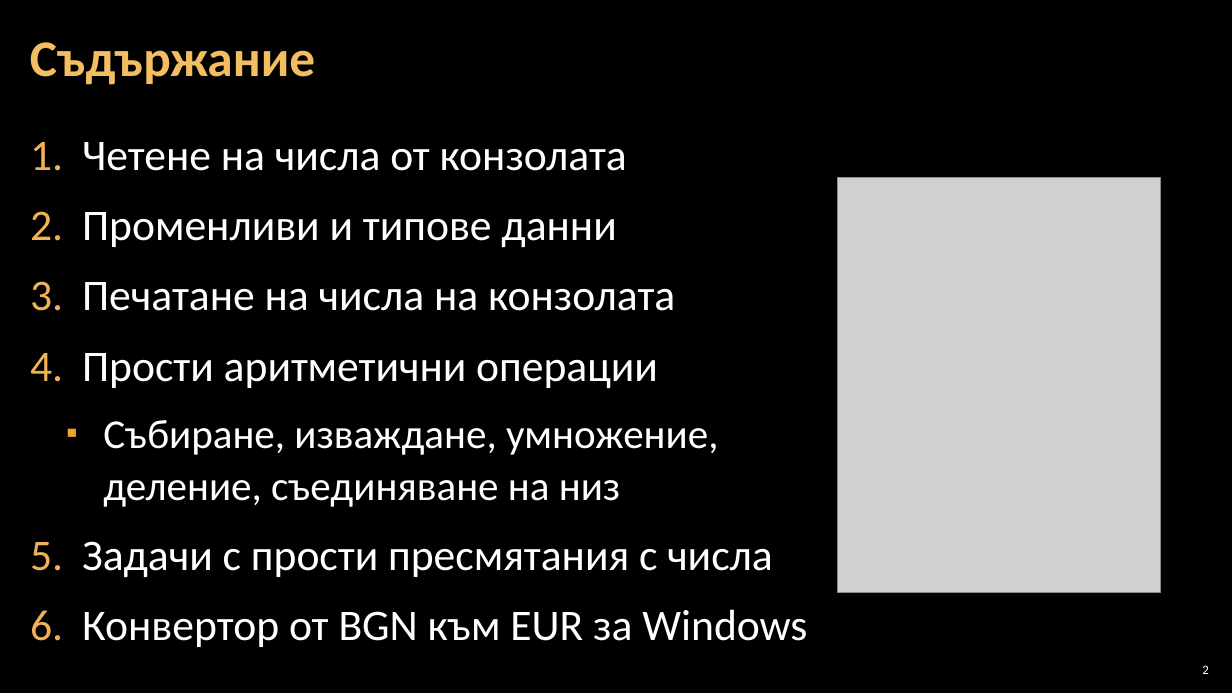
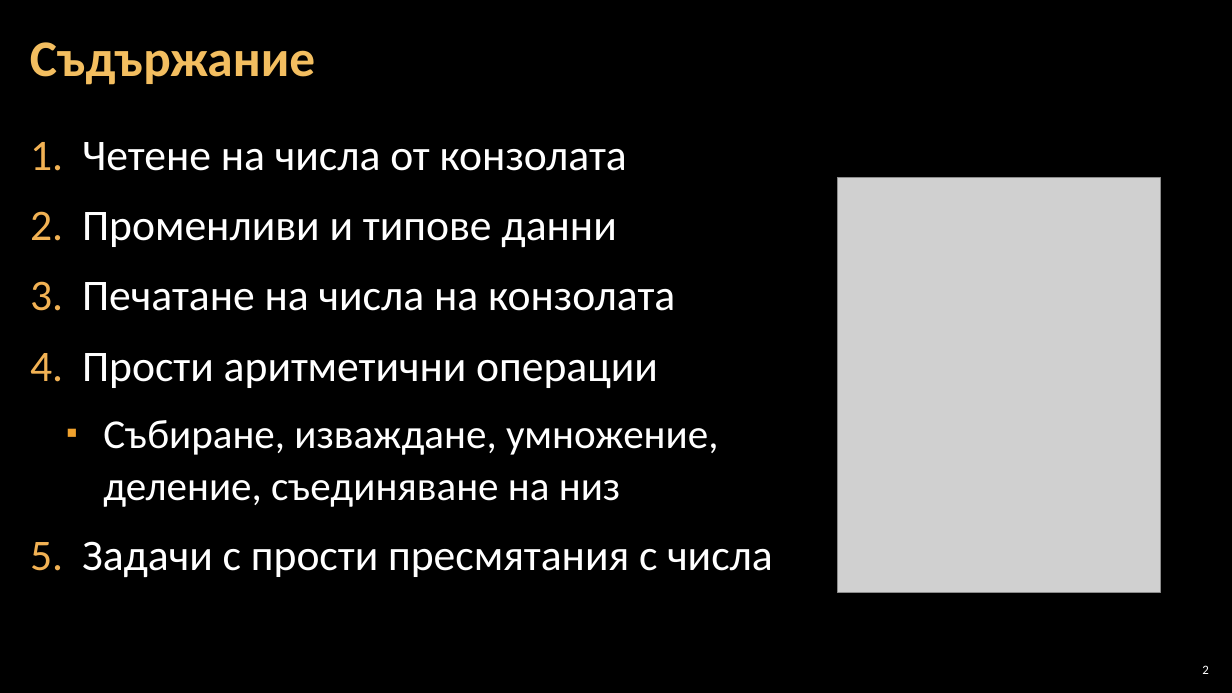
Before and after one commit to Software-University/Python-Basics, a slide deck: slide 2 of 2. Simple-Calculations/2. Simple-Calculations.pptx. Drawn at 1232x693 pixels with LibreOffice and Linux fonts; fonts in the diff are those of the drawing; grey boxes stand for pictures; background and template pictures are left out. Boxes give left, top, right and bottom in pixels: in the first picture for what was removed or moved away, otherwise in the second. Text is boxed around its words. In the diff, an @@ line names an element or a change of style, - is before the commit and + after.

```diff
--- a/2. Simple-Calculations/2. Simple-Calculations.pptx
+++ b/2. Simple-Calculations/2. Simple-Calculations.pptx
@@ text at box(82, 609, 807, 647): paragraph removed @@
-6. Конвертор от BGN към EUR за Windows
```
Also in this commit, not shown: 4 other slides changed, 10 other files.
